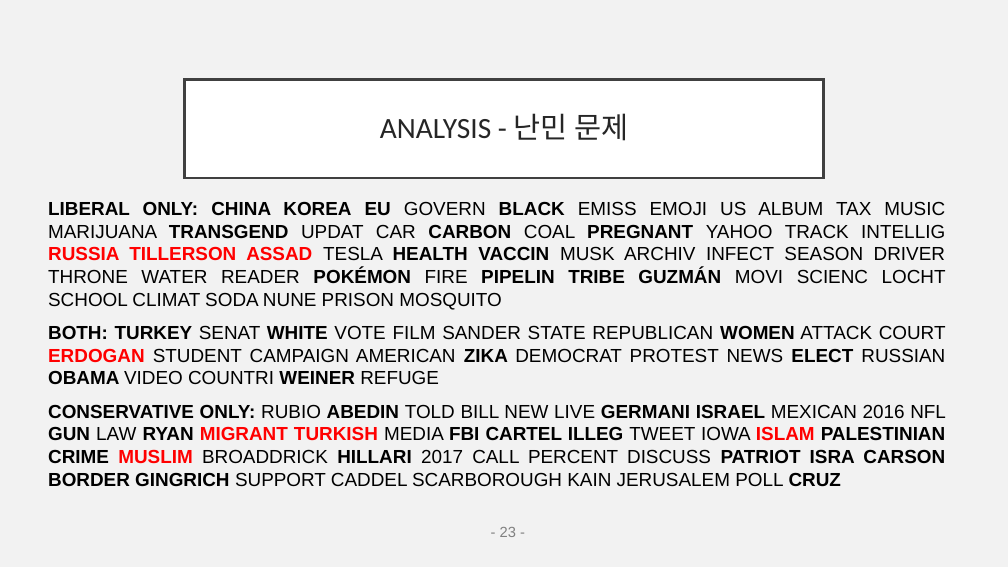
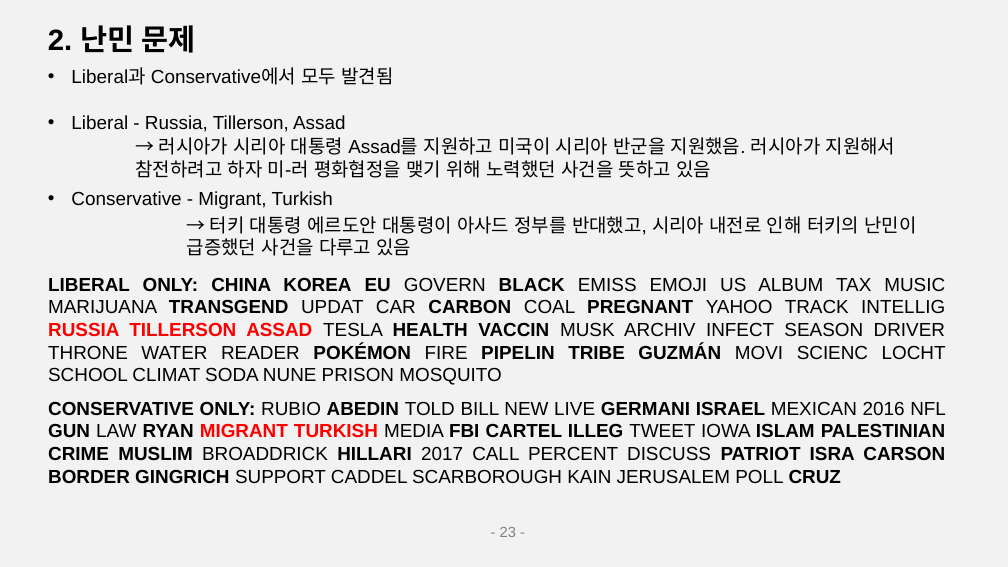
Before and after one commit to EJLEE5826/American_News_Topic_Modeling-using_LDA, a slide deck: slide 23 of final_pptNLP.pptx (slide 24 before the commit). Drawn at 1008x567 pixels with LibreOffice and Linux fonts; fonts in the diff are those of the drawing. Boxes give left, top, right and bottom in pixels: in the first picture for what was removed or moved away, otherwise in the second. Text is boxed around its words. In the diff, an @@ line names an element or a change of style, - is before the commit and + after.

```diff
--- a/final_pptNLP.pptx
+++ b/final_pptNLP.pptx
@@ text added at (48, 25, 195, 53), 28 pt, text #000000, bold @@
+2. 난민 문제
@@ text added at (71, 67, 393, 132), 18 pt, text #000000 @@
+• Liberal과 Conservative에서 모두 발견됨
+• Liberal - Russia, Tillerson, Assad
@@ title removed at (185, 80, 823, 178) @@
-ANALYSIS - 난민 문제
@@ text added at (136, 137, 896, 178), 18 pt, text #000000 @@
+→ 러시아가 시리아 대통령 Assad를 지원하고 미국이 시리아 반군을 지원했음. 러시아가 지원해서 참전하려고 하자 미-러 평화협정을 맺기 위해 노력했던 사건을 뜻하고 있음
@@ text added at (71, 191, 333, 209), 18 pt, text #000000 @@
+• Conservative - Migrant, Turkish
@@ text added at (187, 216, 917, 256), 18 pt, text #000000 @@
+→ 터키 대통령 에르도안 대통령이 아사드 정부를 반대했고, 시리아 내전로 인해 터키의 난민이 급증했던 사건을 다루고 있음
@@ text "LIBERAL ONLY: CHINA KOREA EU ...": place and size @@
-text "LIBERAL ONLY: CHINA KOREA EU ..." at (48, 201, 946, 464)
+text "LIBERAL ONLY: CHINA KOREA EU ..." at (48, 277, 946, 484)
@@ text at (48, 325, 946, 384): paragraph removed @@
-BOTH: TURKEY SENAT WHITE VOTE FILM SANDER STATE REPUBLICAN WOMEN ATTACK COURT ERDOGAN STUDENT CAMPAIGN AMERICAN ZIKA DEMOCRAT PROTEST NEWS ELECT RUSSIAN OBAMA VIDEO COUNTRI WEINER REFUGE
@@ text at (48, 401, 946, 484): text colour #FF0000 to #000000 in "ISLAM MUSLIM" @@
```
Also in this commit, not shown: 17 other slides changed, 1 slide added, 1 other file.
